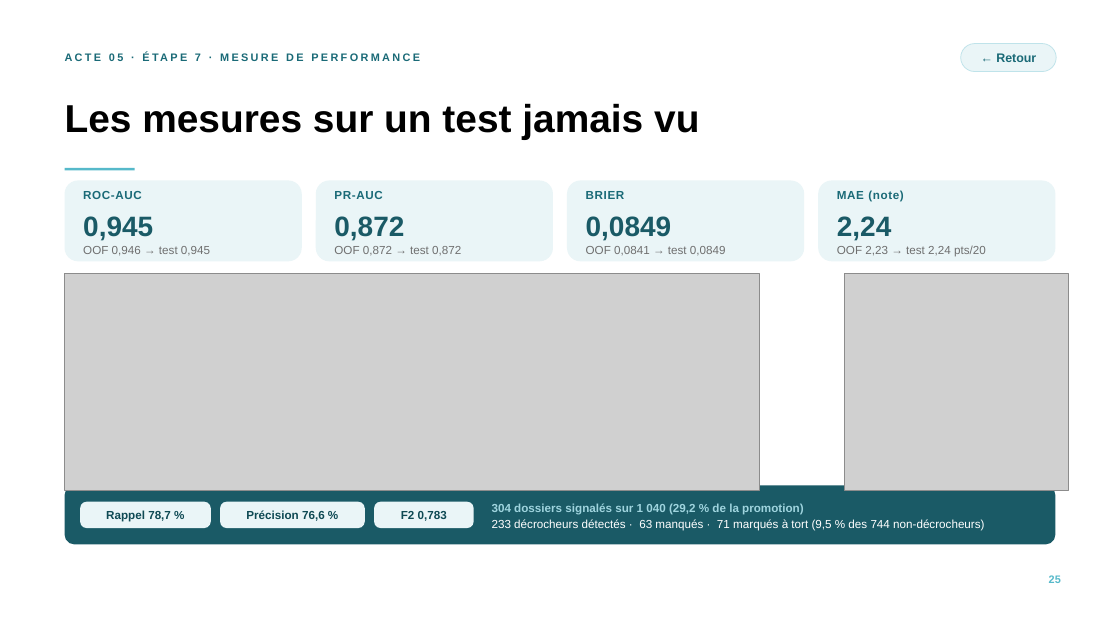
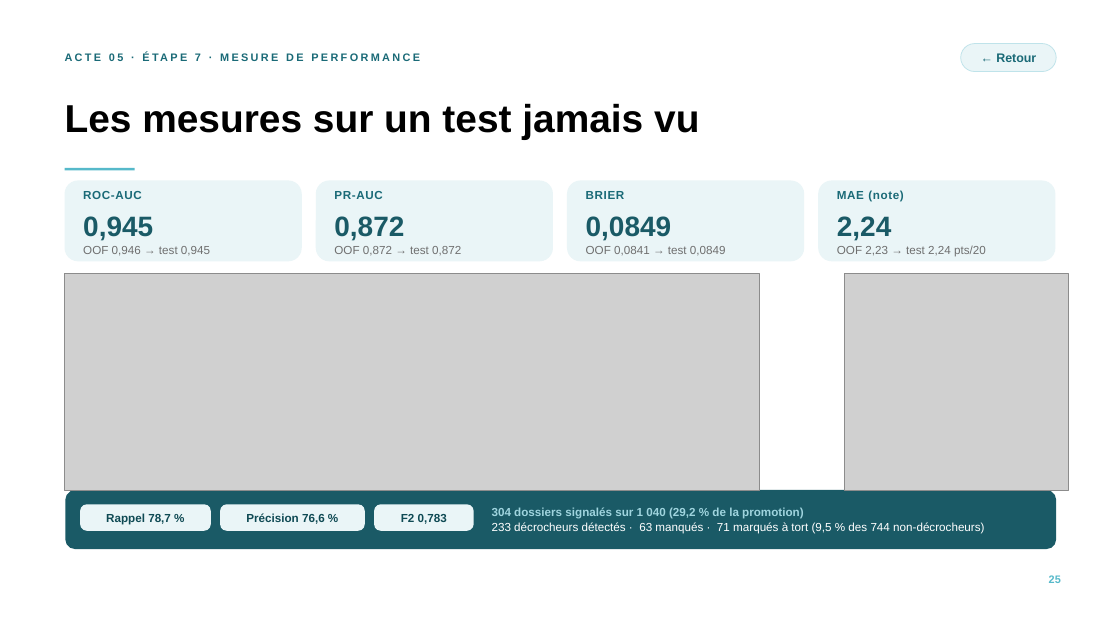
Before and after one commit to jalb-code/cisia-decrochage-etudiant, a slide deck: slide 25 of docs/JALB-Decrochage-l1.pptx. Drawn at 1120x630 pixels with LibreOffice and Linux fonts; fonts in the diff are those of the drawing; grey boxes stand for pictures. Boxes give left, top, right and bottom in pixels: in the first picture for what was removed or moved away, otherwise in the second. Text is boxed around its words. In the diff, an @@ line names an element or a change of style, - is before the commit and + after.

```diff
--- a/docs/JALB-Decrochage-l1.pptx
+++ b/docs/JALB-Decrochage-l1.pptx
@@ rounded rectangle: place and size @@
-rounded rectangle at (64,486,1055,545)
+rounded rectangle at (66,490,1056,549)
@@ text "304 dossiers signalés sur 1 ...": place and size @@
-text "304 dossiers signalés sur 1 ..." at (492,503,984,531)
+text "304 dossiers signalés sur 1 ..." at (492,507,984,534)
```
Also in this commit, not shown: 3 other slides changed, 1 other file.
